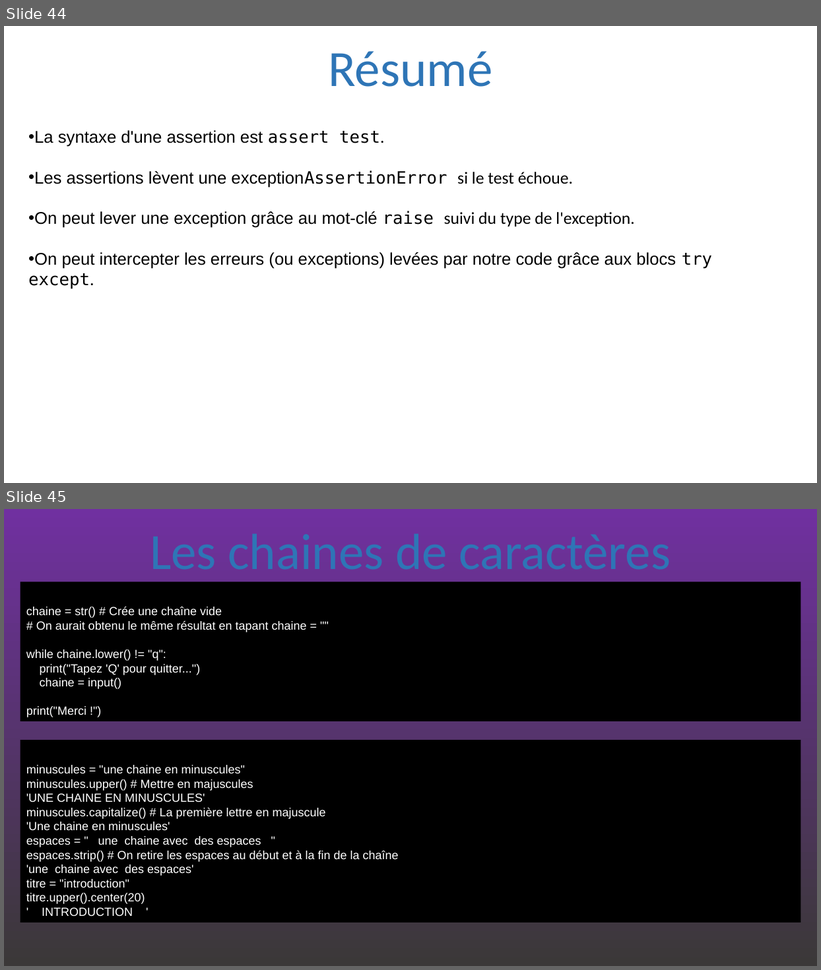
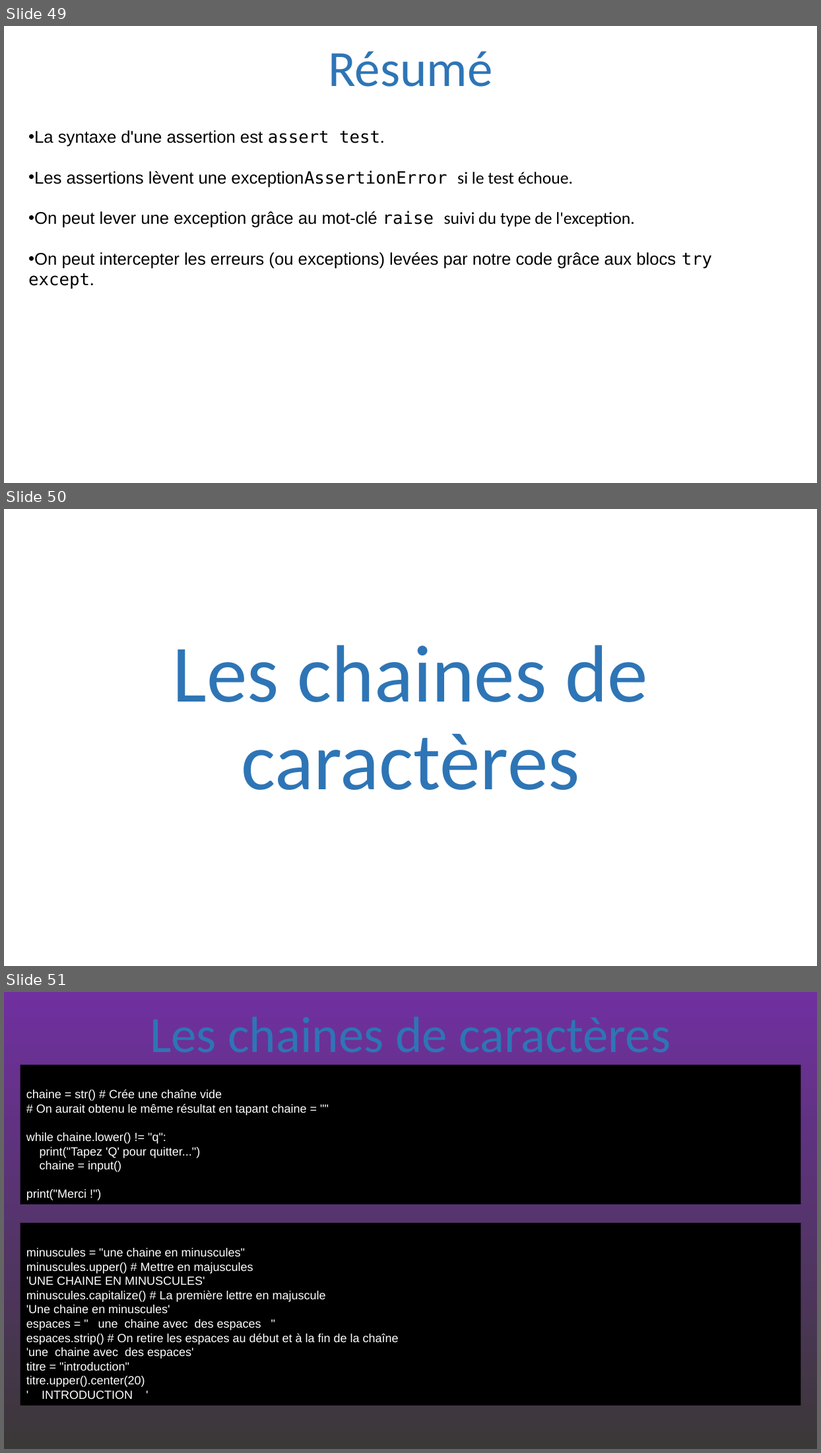
Before and after one commit to julienPalleau/PythonDoc, a slide deck: Python-resume.pptx. Shown one above the other, each under a label of ours: slides 44 and 45 before the commit, slides 49, 50 and 51 after it. The pictures are 821x970 and 821x1453 pixels, drawn with LibreOffice and Linux fonts; fonts in the diff are those of the drawing. Boxes give left, top, right and bottom in pixels: in the first picture for what was removed or moved away, otherwise in the second. Text is boxed around its words. In the diff, an @@ line names an element or a change of style, - is before the commit and + after.

```diff
--- a/Python-resume.pptx
+++ b/Python-resume.pptx
@@ slide 50 added at (4,509,817,966), background #FFFFFF @@
@@ title added at (172,645,648,790), 96 pt, text #2E75B6 @@
+Les chaines de caractères
@@ what was slide 44 is now slide 49 @@
@@ what was slide 45 is now slide 51 @@
```
Also in this commit, not shown: 4 slides changed, 17 other slides added, 1 slide removed.
